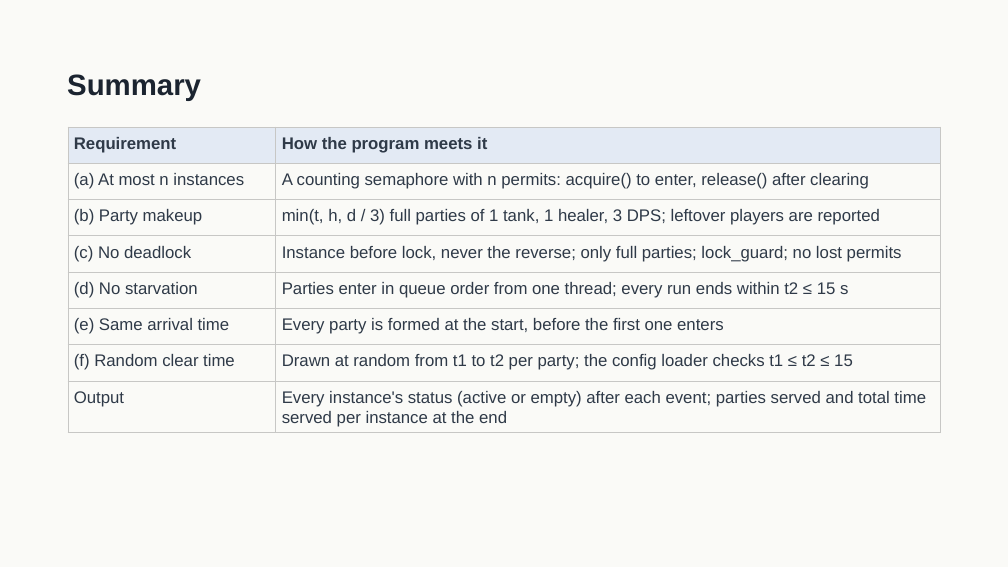
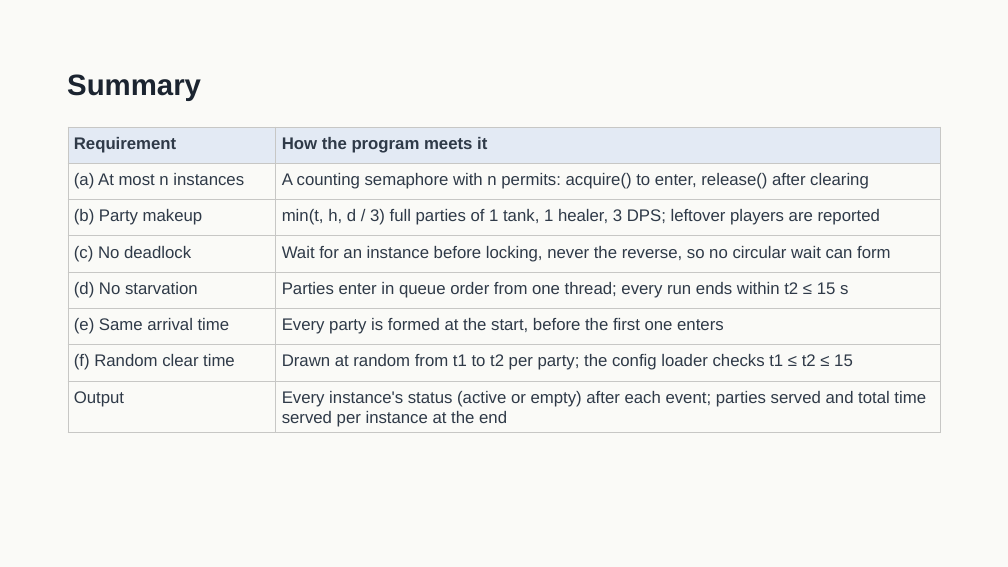
Before and after one commit to ClarenceAng/STDISCM, a slide deck: slide 8 of GroupSynchronization/Group Synchronization Analysis.pptx (slide 9 before the commit). Drawn at 1008x567 pixels with LibreOffice and Linux fonts; fonts in the diff are those of the drawing. Boxes give left, top, right and bottom in pixels: in the first picture for what was removed or moved away, otherwise in the second. Text is boxed around its words. In the diff, an @@ line names an element or a change of style, - is before the commit and + after.

```diff
--- a/GroupSynchronization/Group Synchronization Analysis.pptx
+++ b/GroupSynchronization/Group Synchronization Analysis.pptx
@@ table at bbox=[68, 127, 941, 431] @@
-row 4, column 2: Instance before lock, never the reverse; only full parties; lock_guard; no lost permits
+row 4, column 2: Wait for an instance before locking, never the reverse, so no circular wait can form
```
Also in this commit, not shown: 4 other slides changed, 1 slide removed.
